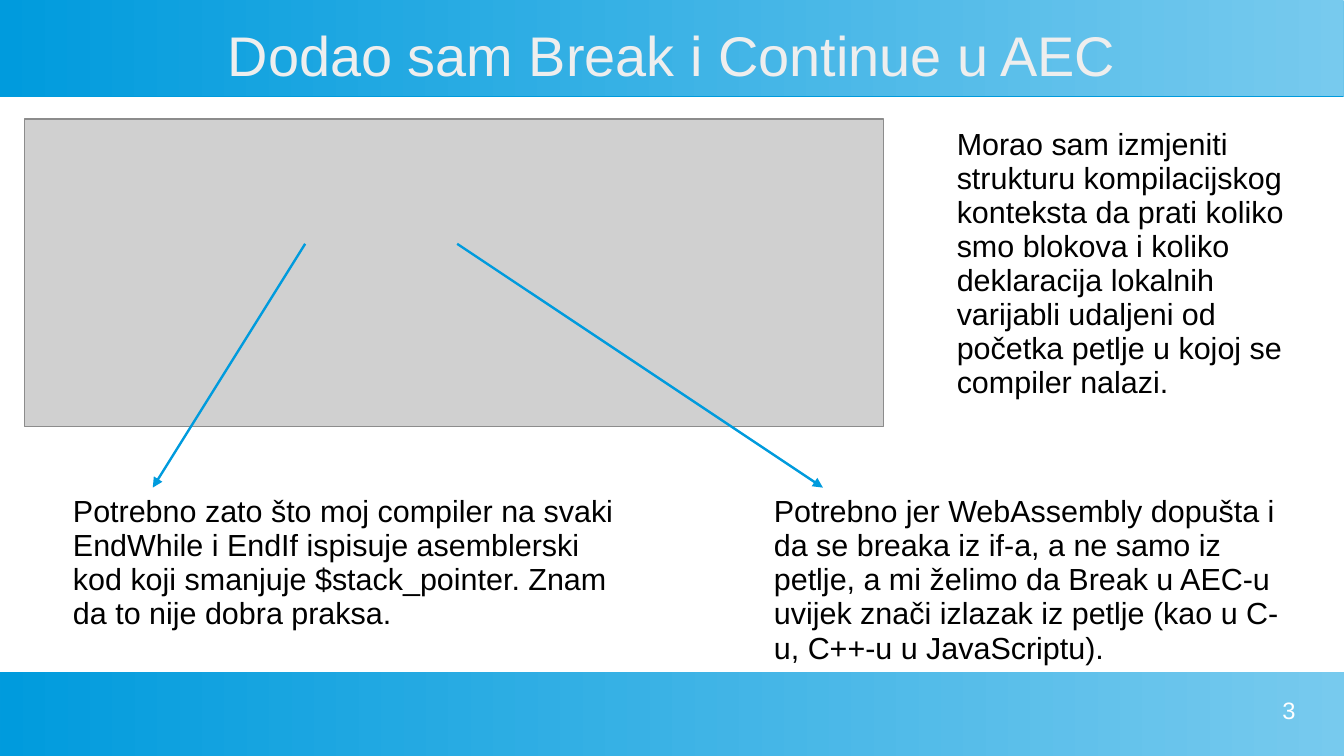
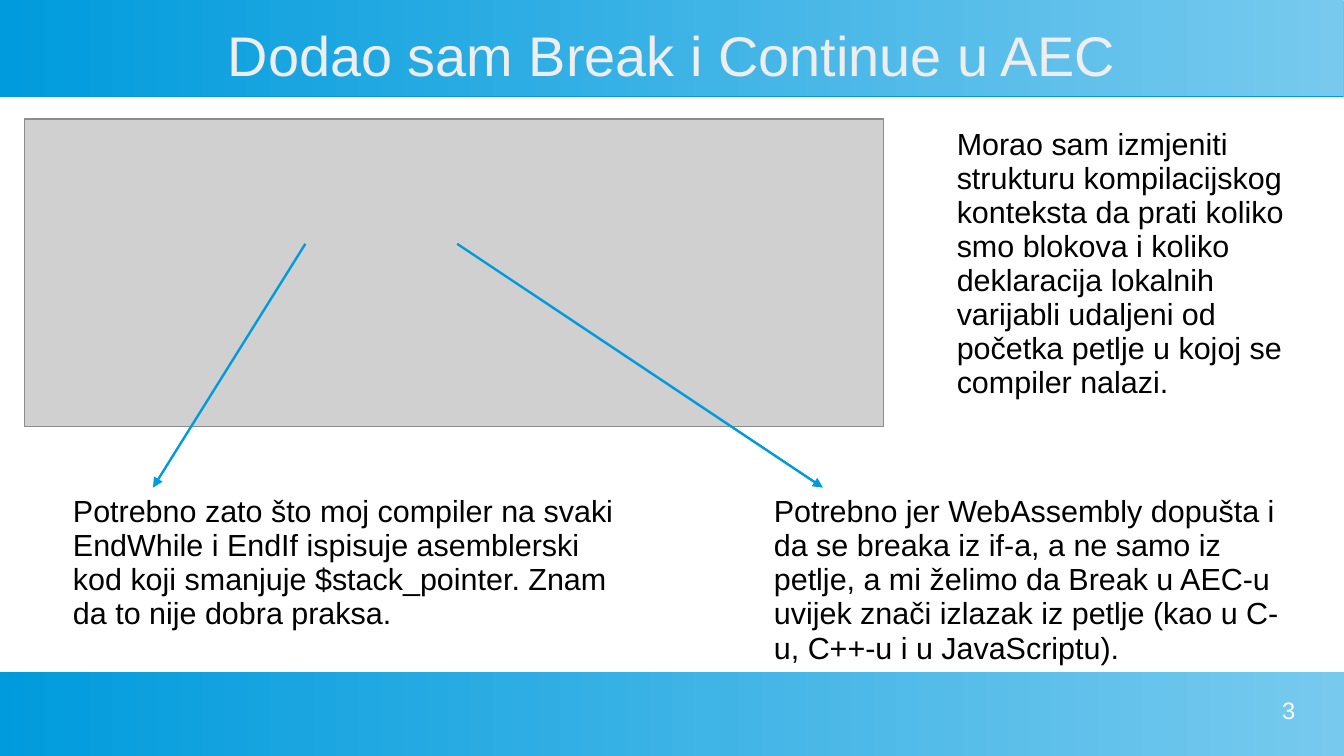
Before and after one commit to FlatAssembler/AECforWebAssembly, a slide deck: slide 3 of vizualizacija_stabala.ppt. Drawn at 1344x756 pixels with LibreOffice and Linux fonts; fonts in the diff are those of the drawing; grey boxes stand for pictures. Boxes give left, top, right and bottom in pixels: in the first picture for what was removed or moved away, otherwise in the second. Text is boxed around its words. In the diff, an @@ line names an element or a change of style, - is before the commit and + after.

Commit message:
Fixed some typos and grammar errors

```diff
--- a/vizualizacija_stabala.ppt
+++ b/vizualizacija_stabala.ppt
@@ text at (774,499,1278,664): text changed @@
-Potrebno jer WebAssembly dopušta i da se breaka iz if-a, a ne samo iz petlje, a mi želimo da Break u AEC-u uvijek znači izlazak iz petlje (kao u C-u, C++-u u JavaScriptu).
+Potrebno jer WebAssembly dopušta i da se breaka iz if-a, a ne samo iz petlje, a mi želimo da Break u AEC-u uvijek znači izlazak iz petlje (kao u C-u, C++-u i u JavaScriptu).
```
Also in this commit, not shown: 7 other slides changed.
